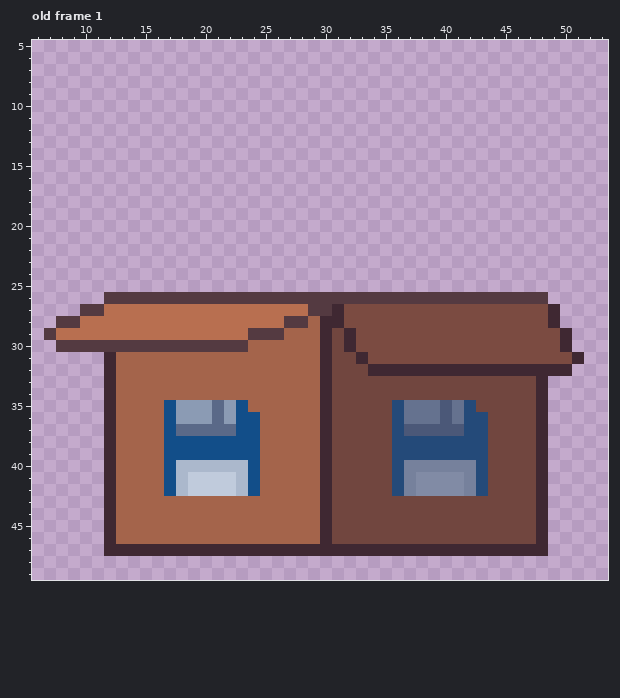
Two versions of one pixel-art file, assets/art/ui/savebox.aseprite. Above, as it was before the edit.
64x64 pixels, 1 frame. Shown: old frame 1: x 6..53, y 5..49. The commit also changed other frames, which this record leaves out.
Now the later version:
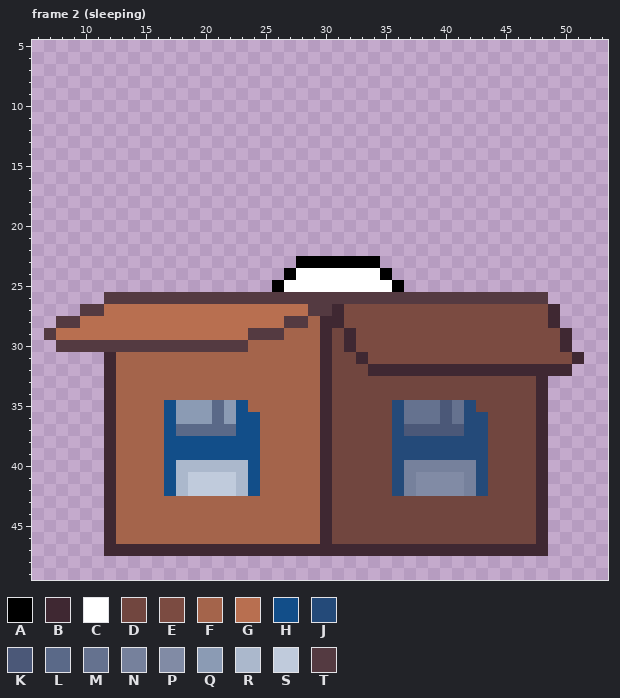
Palette (. is transparent): A #000000  B #3f2832  C #ffffff  D #71463f  E #7b4b41  F #a4644b  G #b86f50  H #124e89  J #244a79  K #4b5878  L #5a6988  M #65728f  N #76819c  P #818ba5  Q #8b9bb4  R #abb8cc  S #c0cbdc  T #543a41
A new or re-ordered frame is compared with the old frame closest to it.
What changed:
frames 1 -> 8
layer "big z" added
Frame 2 (sleeping) is new; against old frame 1, layer "big z":
There is now colour A in row 23 at x 28 to 34; in row 24 at x 27 and 35; in row 25 at x 26 and 36.
There is now colour C in row 24 at x 28 to 34; in row 25 at x 27 to 35.
Where, in picture pixels (left, top, right, bottom), the same in both pictures:
added: (272, 256, 404, 292)
